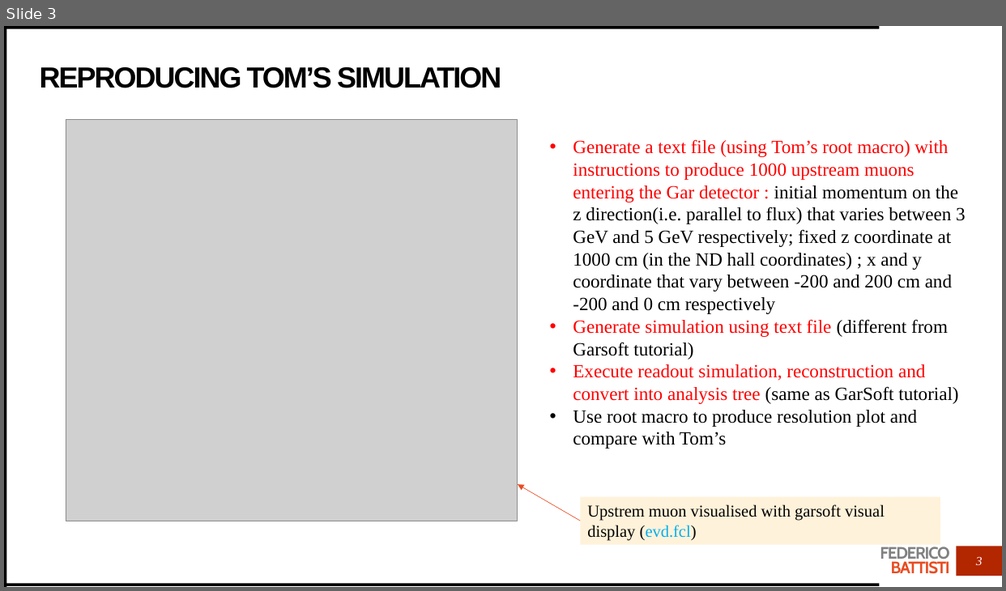
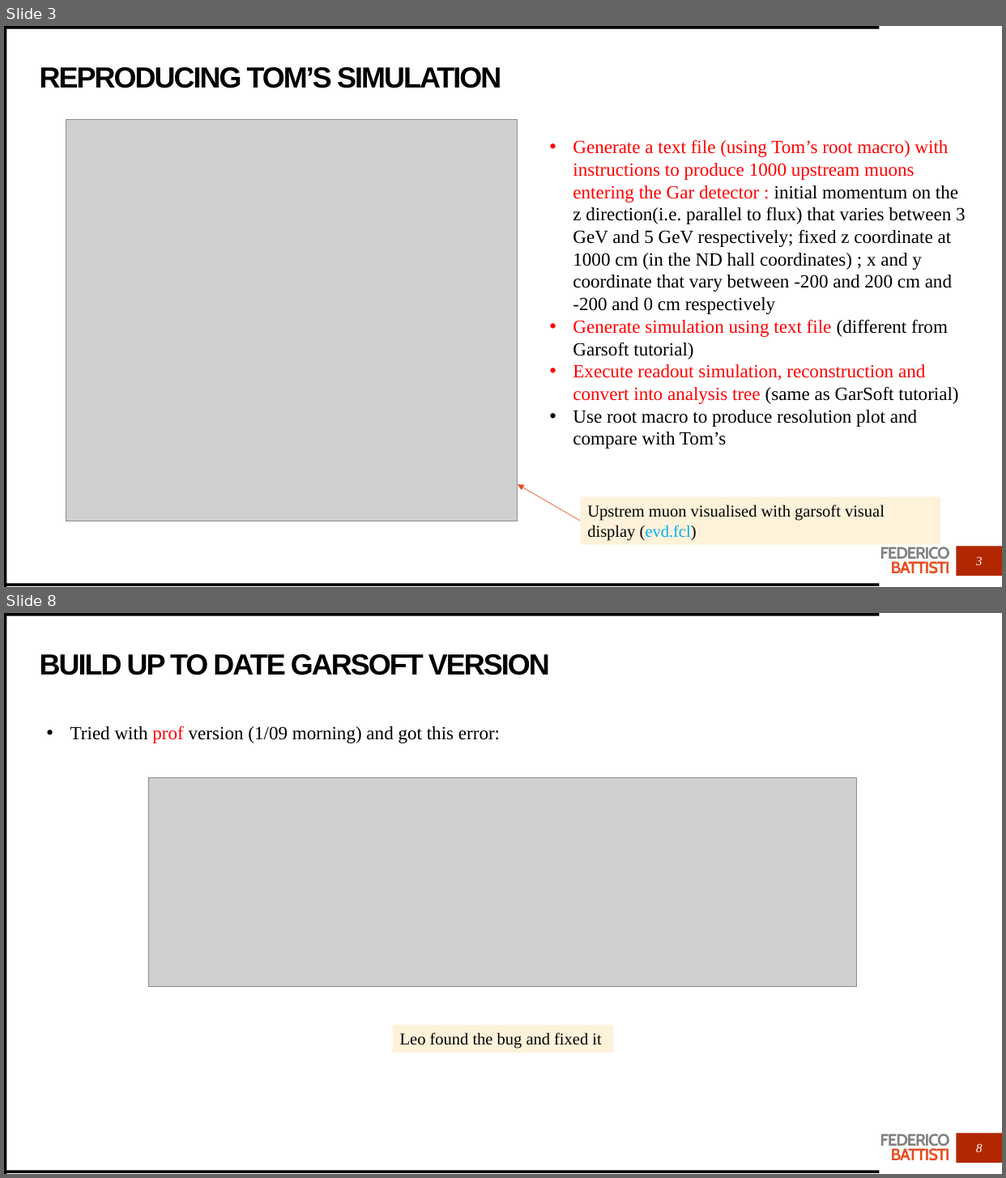
Before and after one commit to Trenchcoat95/OxfordCode, a slide deck: Simulation Exercise.pptx. Shown one above the other, each under a label of ours: slide 3 before the commit, slides 3 and 8 after it; the slides between them are not shown. The pictures are 1006x591 and 1006x1178 pixels, drawn with LibreOffice and Linux fonts; fonts in the diff are those of the drawing; grey boxes stand for pictures. Boxes give left, top, right and bottom in pixels: in the first picture for what was removed or moved away, otherwise in the second. Text is boxed around its words. In the diff, an @@ line names an element or a change of style, - is before the commit and + after.

Commit message:
First plots with garsoft v3

```diff
--- a/Simulation Exercise.pptx
+++ b/Simulation Exercise.pptx
@@ slide 8 added at (4, 613, 1002, 1174), background #FFFFFF; not listed: 5 template elements that a slide beside it also shows @@
@@ title added at (40, 654, 550, 675), 28 pt, text #000000, bold @@
+BUILD UP TO DATE GARSOFT VERSION
@@ text added at (70, 726, 500, 743), 18 pt, text #000000 @@
+• Tried with prof version (1/09 morning) and got this error:
@@ picture added at (149, 777, 858, 987) @@
@@ rectangle added at (393, 1025, 613, 1053), fill #FFF2DA, 16 pt, text #000000 @@
+Leo found the bug and fixed it
@@ page number added at (976, 1144, 982, 1152), 12 pt, text #FFFFFF, italic @@
+8
```
Also in this commit, not shown: 1 slide changed, 9 other slides added, 1 slide removed, 34 other files.
